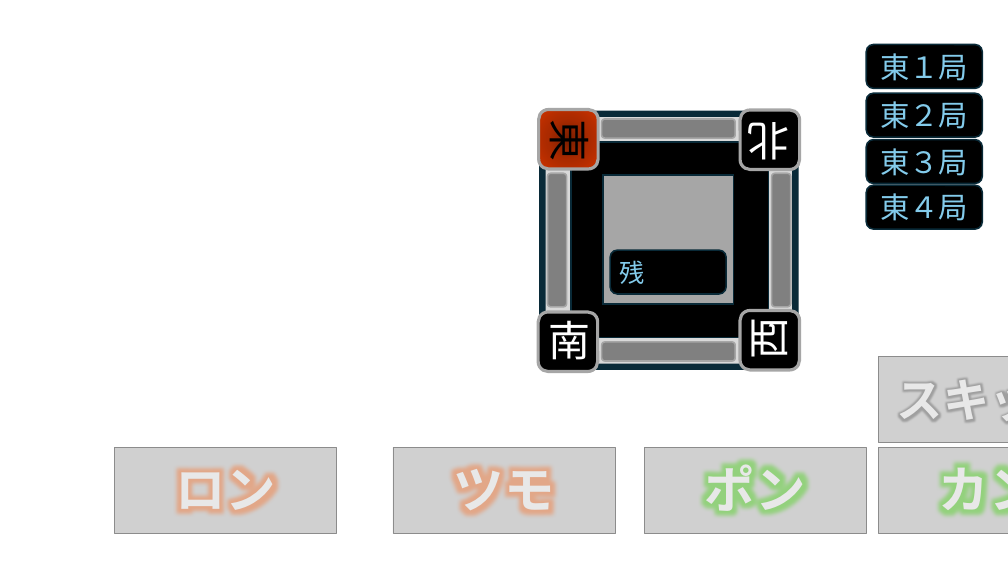
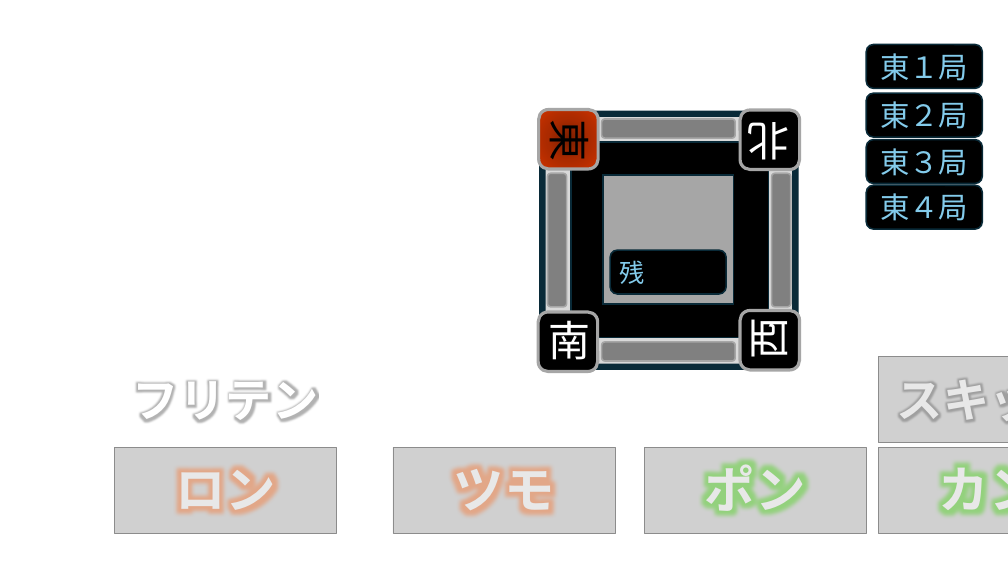
Before and after one commit to dan0228/Four_Tiles_Mahjong, a slide deck: slide 1 of Picture/図作成用.pptx. Drawn at 1008x567 pixels with LibreOffice and Linux fonts; fonts in the diff are those of the drawing; grey boxes stand for pictures. Boxes give left, top, right and bottom in pixels: in the first picture for what was removed or moved away, otherwise in the second. Text is boxed around its words. In the diff, an @@ line names an element or a change of style, - is before the commit and + after.

Commit message:
フリテン実装

```diff
--- a/Picture/図作成用.pptx
+++ b/Picture/図作成用.pptx
@@ text added at [132,380,318,423], 44 pt, text #FFFFFF, bold @@
+フリテン
```
Also in this commit, not shown: 1 other slide changed, 6 other files.
